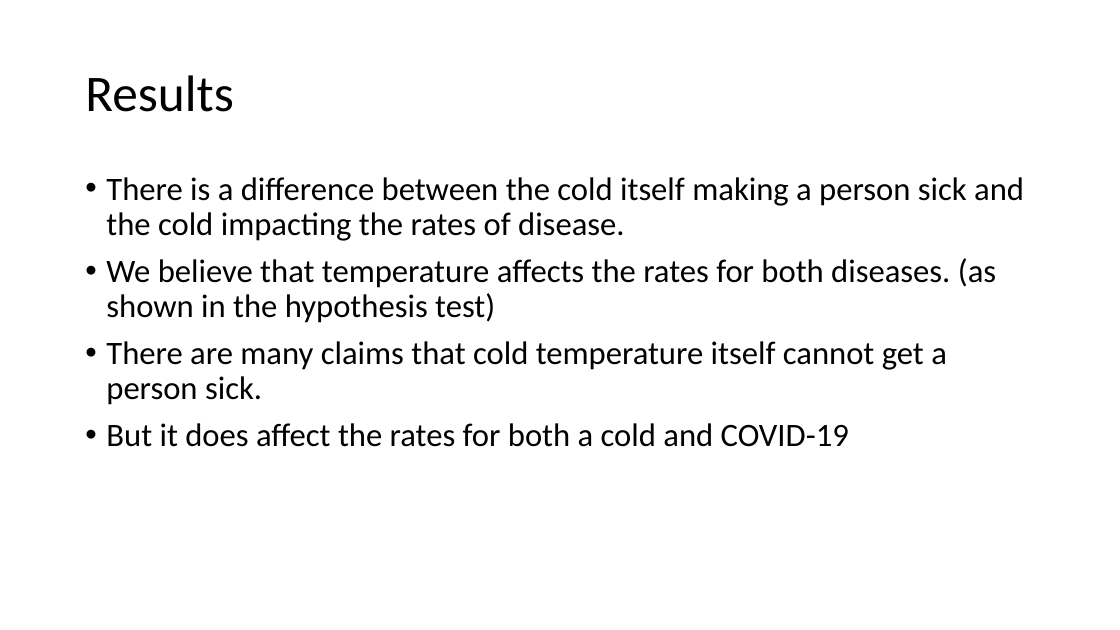
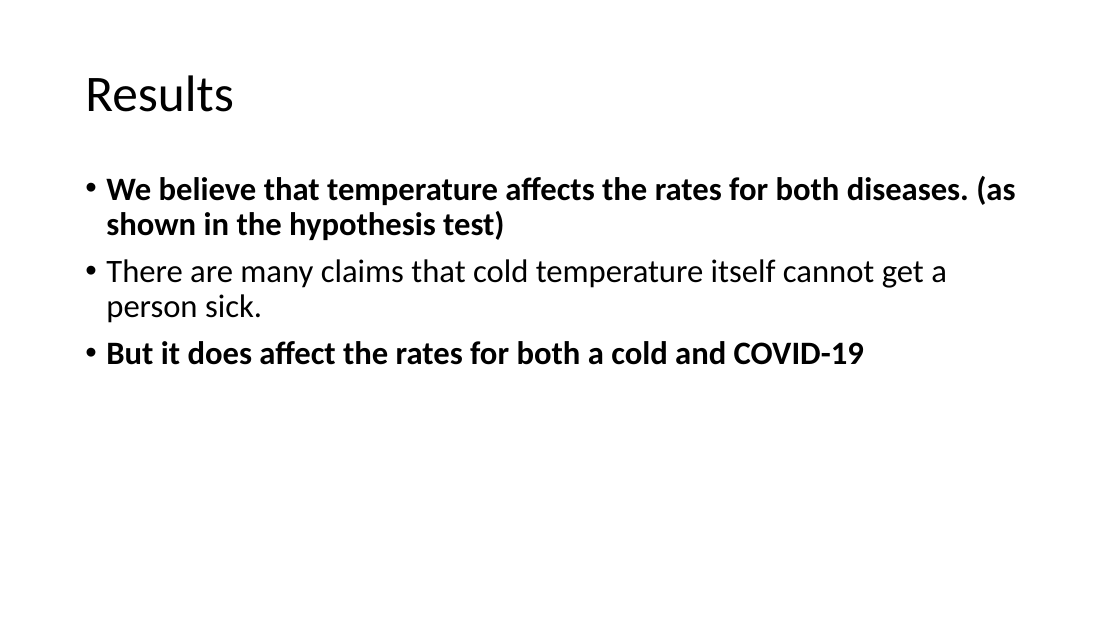
Before and after one commit to 98yangjames/DATA-512, a slide deck: slide 10 of data-512-course_project_3/final.pptx. Drawn at 1120x630 pixels with LibreOffice and Linux fonts; fonts in the diff are those of the drawing. Boxes give left, top, right and bottom in pixels: in the first picture for what was removed or moved away, otherwise in the second. Text is boxed around its words. In the diff, an @@ line names an element or a change of style, - is before the commit and + after.

```diff
--- a/data-512-course_project_3/final.pptx
+++ b/data-512-course_project_3/final.pptx
@@ text at [106,177,1024,241]: paragraph removed @@
-• There is a difference between the cold itself making a person sick and the cold impacting the rates of disease.
@@ text at [106,176,1015,365]: bold on in "We believe that temperature affects the rates ...", "But it does affect the rates for ..." @@
```
Also in this commit, not shown: 4 other slides changed, 1 slide added, 1 slide removed, 2 other files.
